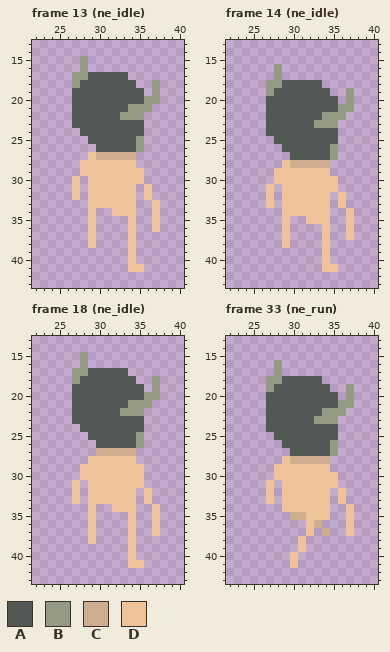
Pixel-art file, stored at Assets/Sprites/Player/Simple Pete.aseprite. The picture above is the old version.
64x64 pixels, 60 frames. Colours within 5 levels of each other are drawn and written as one. Shown: frame 13 (ne_idle): x 22..40, y 13..43; frame 14 (ne_idle): x 22..40, y 13..43; frame 18 (ne_idle): x 22..40, y 13..43; frame 33 (ne_run): x 22..40, y 13..43. The commit also changed other frames, which this record leaves out.
Palette (. is transparent): A #525854  B #949a84  C #cead8f  D #eec39a
Now the later version:
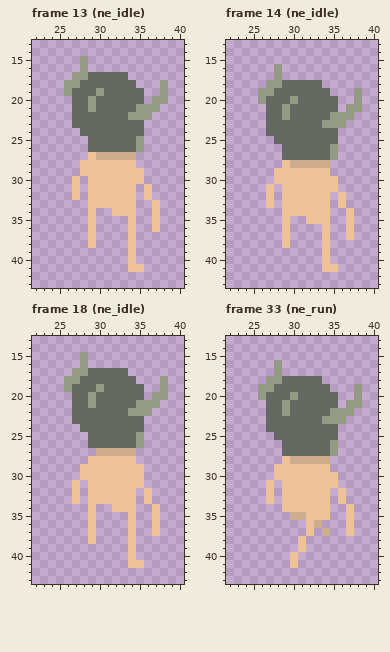
The edit:
colour A: #525854 -> #656861
Changed rows in their new state; - is a pixel that keeps its letter.
Frame 13 (ne_idle), layer "Gear/Head/Iron_Helmet":
first column x 26:
18 B----------.B
19 B---B------.B
20 ---B------.-B
21 ---B----A--B-
22 -------A--B--
first column x 29:
26 A
Frame 14 (ne_idle), layer "Gear/Head/Iron_Helmet":
first column x 26:
19 B----------.B
20 B---B------.B
21 ---B------.-B
22 ---B----A--B-
23 -------A--B--
first column x 29:
27 A
Frame 18 (ne_idle), layer "Gear/Head/Iron_Helmet": the same change as frame 13 (ne_idle)
Frame 33 (ne_run), layer "Gear/Head/Iron_Helmet": the same change as frame 14 (ne_idle)
Changed places in both pictures, as pixel boxes (x1, y1, x2, y2):
changed: (64, 72, 168, 152)
changed: (258, 80, 362, 160)
changed: (64, 368, 168, 448)
changed: (258, 376, 362, 456)
